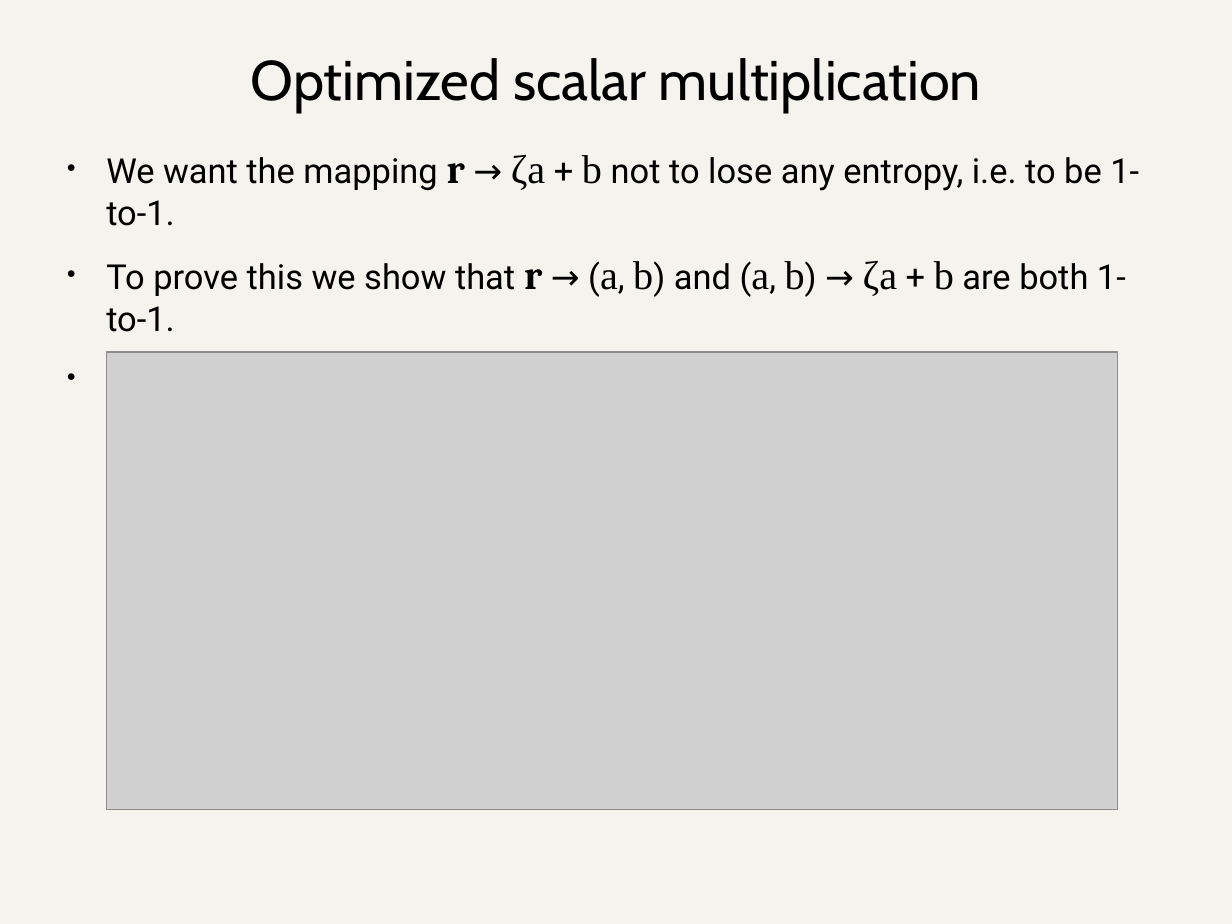
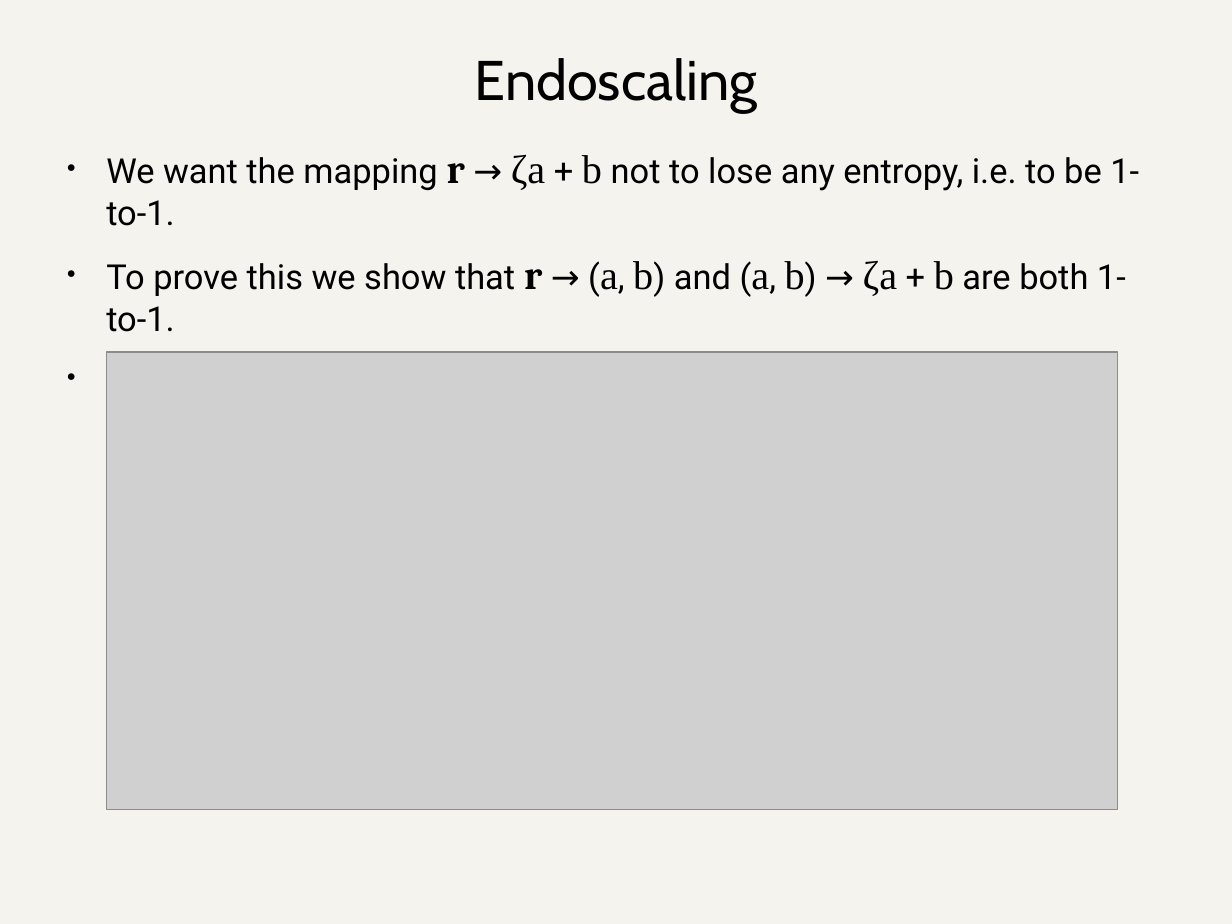
Before and after one commit to daira/halographs, a slide deck: slide 67 of deepdive.odp. Drawn at 1232x924 pixels with LibreOffice and Linux fonts; fonts in the diff are those of the drawing; grey boxes stand for pictures. Boxes give left, top, right and bottom in pixels: in the first picture for what was removed or moved away, otherwise in the second. Text is boxed around its words. In the diff, an @@ line names an element or a change of style, - is before the commit and + after.

```diff
--- a/deepdive.odp
+++ b/deepdive.odp
@@ title at box(475, 58, 758, 113): text changed @@
-Optimized scalar multiplication
+Endoscaling
```
Also in this commit, not shown: 8 other slides changed, 3 slides added, 1 slide removed, 1 other file.
